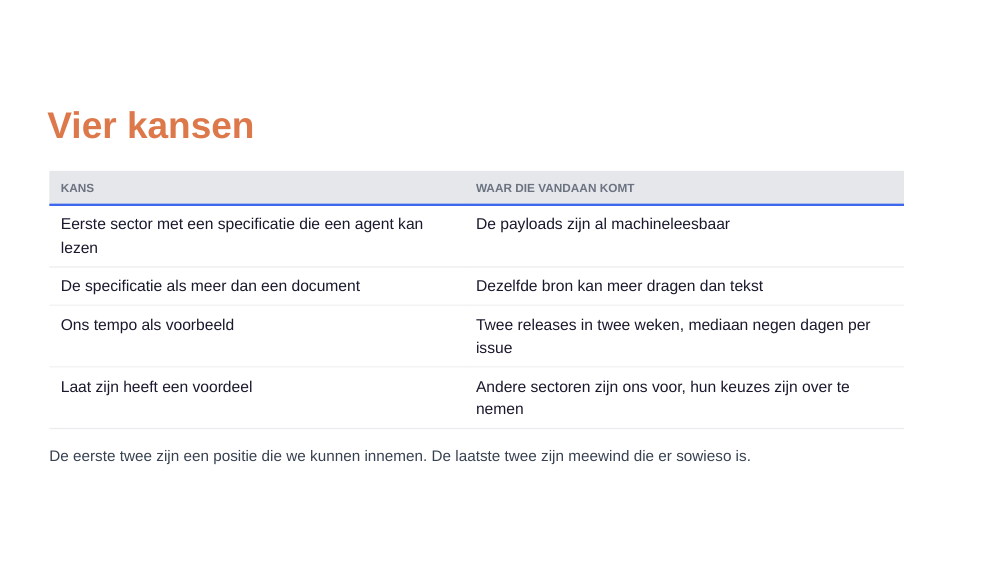
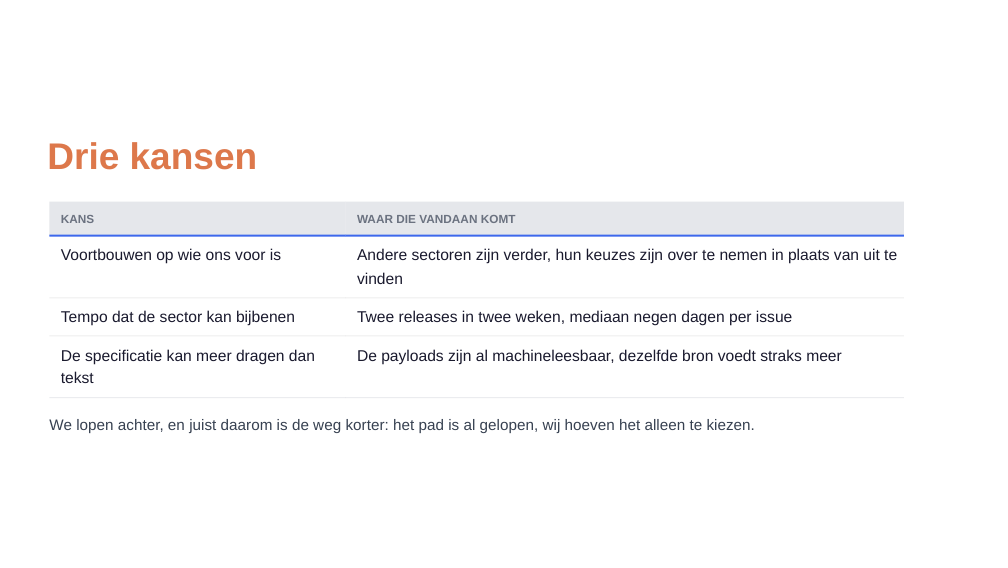
Before and after one commit to Npuls-OKx/meta, a slide deck: slide 16 of presentaties/export/260904_ai_houdbaarheid/260904_ai_houdbaarheid.pptx. Drawn at 1008x568 pixels with LibreOffice and Linux fonts; fonts in the diff are those of the drawing; background and template pictures are left out. Boxes give left, top, right and bottom in pixels: in the first picture for what was removed or moved away, otherwise in the second. Text is boxed around its words. In the diff, an @@ line names an element or a change of style, - is before the commit and + after.

```diff
--- a/presentaties/export/260904_ai_houdbaarheid/260904_ai_houdbaarheid.pptx
+++ b/presentaties/export/260904_ai_houdbaarheid/260904_ai_houdbaarheid.pptx
@@ text at bbox=[47, 142, 258, 170]: text changed @@
-Vier kansen
+Drie kansen
@@ freeform shape: place and size @@
-freeform shape at bbox=[49, 171, 465, 204]
+freeform shape at bbox=[49, 201, 346, 235]
@@ freeform shape: place and size @@
-freeform shape at bbox=[465, 171, 904, 204]
+freeform shape at bbox=[346, 201, 904, 235]
@@ freeform shape: place and size @@
-freeform shape at bbox=[49, 203, 465, 205]
+freeform shape at bbox=[49, 234, 346, 236]
@@ text "KANS": place and size @@
-text "KANS" at bbox=[61, 184, 94, 192]
+text "KANS" at bbox=[61, 215, 94, 223]
@@ text removed at bbox=[61, 217, 423, 232] @@
-Eerste sector met een speciﬁcatie die een agent kan
@@ freeform shape: place and size @@
-freeform shape at bbox=[465, 203, 904, 205]
+freeform shape at bbox=[346, 234, 904, 236]
@@ text "WAAR DIE VANDAAN KOMT": place and size @@
-text "WAAR DIE VANDAAN KOMT" at bbox=[476, 184, 635, 192]
+text "WAAR DIE VANDAAN KOMT" at bbox=[357, 215, 516, 223]
@@ text removed at bbox=[61, 241, 98, 253] @@
-lezen
@@ text added at bbox=[61, 248, 281, 263], 11.4 pt, text #1A1A2E @@
+Voortbouwen op wie ons voor is
@@ text at bbox=[357, 248, 897, 263]: text changed @@
-Andere sectoren zijn ons voor, hun keuzes zijn over te
+Andere sectoren zijn verder, hun keuzes zijn over te nemen in plaats van uit te
@@ text added at bbox=[357, 272, 403, 284], 11.4 pt, text #1A1A2E @@
+vinden
@@ text removed at bbox=[61, 318, 235, 333] @@
-Ons tempo als voorbeeld
@@ text added at bbox=[61, 310, 295, 325], 11.4 pt, text #1A1A2E @@
+Tempo dat de sector kan bijbenen
@@ text at bbox=[357, 310, 792, 325]: text changed @@
-Twee releases in twee weken, mediaan negen dagen per
+Twee releases in twee weken, mediaan negen dagen per issue
@@ text at bbox=[61, 349, 315, 364]: text changed @@
-De speciﬁcatie als meer dan een document
+De speciﬁcatie kan meer dragen dan
@@ text at bbox=[357, 349, 842, 364]: text changed @@
-De payloads zijn al machineleesbaar
+De payloads zijn al machineleesbaar, dezelfde bron voedt straks meer
@@ text removed at bbox=[476, 341, 512, 353] @@
-issue
@@ text at bbox=[61, 371, 94, 383]: text changed @@
-Dezelfde bron kan meer dragen dan tekst
+tekst
@@ text removed at bbox=[61, 380, 253, 395] @@
-Laat zijn heeft een voordeel
@@ freeform shape at bbox=[49, 397, 346, 398]: fill #000000 at 7% opacity to #9CA3AF at 20% opacity @@
@@ freeform shape: place and size @@
-freeform shape at bbox=[49, 366, 465, 367]
+freeform shape at bbox=[49, 397, 346, 398]
@@ text added at bbox=[49, 419, 755, 433], 11.1 pt, text #374151 @@
+We lopen achter, en juist daarom is de weg korter: het pad is al gelopen, wij hoeven het alleen te kiezen.
@@ freeform shape: place and size @@
-freeform shape at bbox=[465, 366, 904, 367]
+freeform shape at bbox=[346, 397, 904, 398]
@@ freeform shape at bbox=[346, 397, 904, 398]: fill #000000 at 7% opacity to #9CA3AF at 20% opacity @@
@@ text removed at bbox=[476, 405, 524, 414] @@
-nemen
@@ freeform shape removed at bbox=[49, 427, 465, 428] @@
@@ freeform shape removed at bbox=[465, 427, 904, 428] @@
@@ text removed at bbox=[49, 450, 751, 464] @@
-De eerste twee zijn een positie die we kunnen innemen. De laatste twee zijn meewind die er sowieso is.
```
Also in this commit, not shown: 1 other slide changed, 1 slide added, 1 slide removed, 2 other files.
